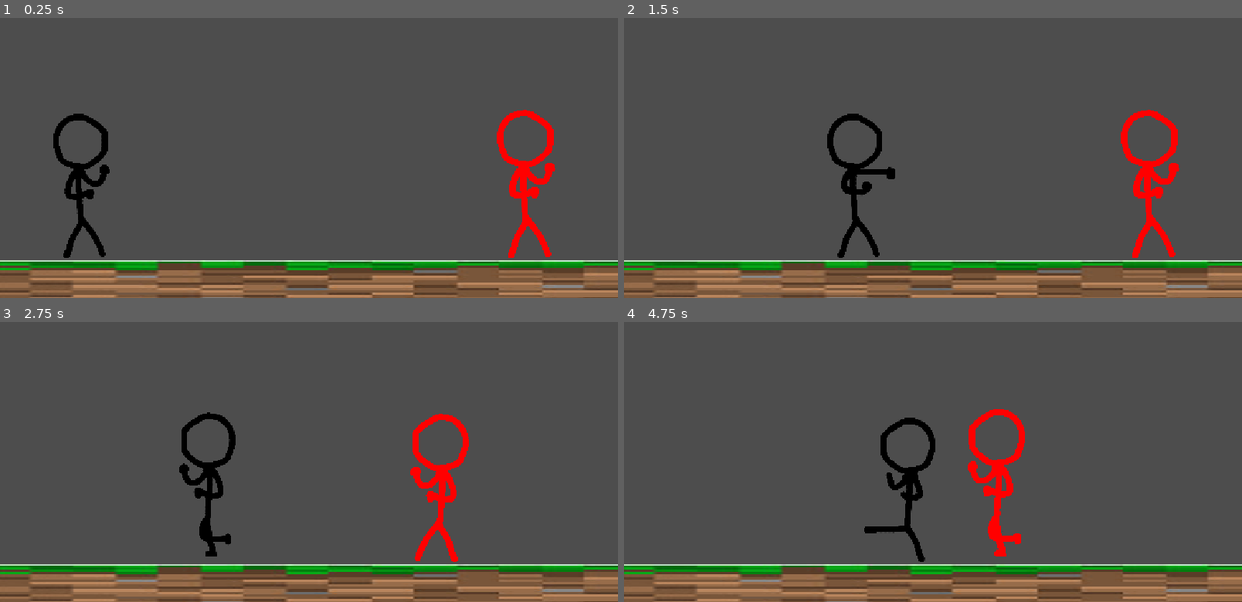
Above: before the commit, frames 1-4 (two rows, left to right).
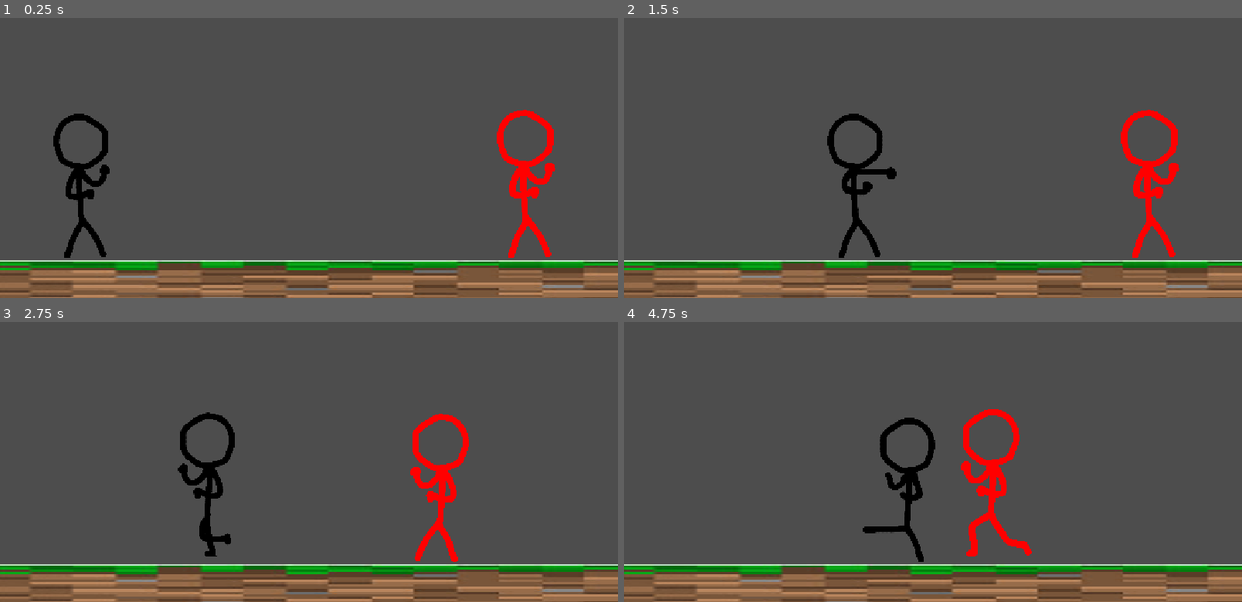
Above: after the commit, the same moments.

Repository: ian-rivera-velez/fight-game
Game: Godot game, scene res://stage.tscn
Two runs of this game, one before a commit and one after it. Both use one fixed random seed, a clock stepped at 60 frames per second and the inputs below.
Inputs:
- Up to frame 1 (0.25 s): no input
- Up to frame 2 (1.5 s): tap Enter at 0.5 s; hold K (Kick) 0.53-1.28 s; hold D (Right) from 0.53 s (still down); tap O (Punch Up) at 0.77 s; tap P (Punch) at 0.8, 1.35 s
- Up to frame 3 (2.75 s): tap O (Punch Up) at 1.52 s; tap K (Kick) at 1.55 s; release D (Right) at 2.03 s; hold A (Left) from 2.03 s (still down); hold K (Kick) from 2.03 s (still down); tap P (Punch) at 2.3 s
- Up to frame 4 (4.75 s): release A (Left) at 2.78 s; release K (Kick) at 2.78 s; hold D (Right) 2.78-4.28 s; tap P (Punch) at 2.85, 3.8, 4.35 s; tap O (Punch Up) at 3.02, 3.77, 4.52 s; tap K (Kick) at 3.05, 4.55 s; hold K (Kick) 3.53-4.28 s; hold A (Left) from 4.28 s (still down)

The runs differ from the first frame. In frame 1, 0.2% of the frame differs, in the area x 8-18%, y 34-86%; in frame 2, 0.2%; in frame 3, 0.2%; in frame 4, 2.0%, in the area x 38-66%, y 31-86%.

Commit message:
added full crouching animations, controls, and collisions (including attacks)

Diff:
--- a/AttackingCharacterBody2D.gd
+++ b/AttackingCharacterBody2D.gd
@@ -12,6 +12,19 @@
 	"punch": punchCollision,
 	"kick": kickCollision,
 	"punch_up": punchUpCollision
+}
+
+@onready var hitbox_markers := {
+	"standing": {
+		"punch": $PivotPoint/PunchHitBox/PunchStandingMarker,
+		"punch_up": $PivotPoint/PunchUpHitBox/PunchUpStandingMarker,
+		"kick": $PivotPoint/KickHitBox/KickStandingMarker
+	},
+	"crouching": {
+		"punch": $PivotPoint/PunchHitBox/PunchCrouchingMarker,
+		"punch_up": $PivotPoint/PunchUpHitBox/PunchUpCrouchingMarker,
+		"kick": $PivotPoint/KickHitBox/KickCrouchingMarker
+	}
 }
 
 #physics stuff
@@ -40,9 +53,14 @@
 
 #movement states
 func idle_state():
-	velocity.x = move_toward(velocity.x, 0, SPEED)
+	#set collisions to standing
 	selfCollision.set_deferred("disabled", false)
 	crouchCollision.set_deferred("disabled", true)
+	set_hitbox_positions("standing")
+
+
+	velocity.x = move_toward(velocity.x, 0, SPEED)
+
 	if not is_on_floor():
 		moveState = MoveState.FALLING
 	if get_move_input():
@@ -71,6 +89,8 @@
 	if not is_on_floor():
 		selfCollision.set_deferred("disabled", true)
 		crouchCollision.set_deferred("disabled", false)
+		set_hitbox_positions("crouching")
+
 		velocity += get_gravity() * delta
 		if direction: #can move side to side
 			velocity.x = direction.x * SPEED
@@ -80,6 +100,8 @@
 func crouch_state():
 	selfCollision.set_deferred("disabled", true)
 	crouchCollision.set_deferred("disabled", false)
+	set_hitbox_positions("crouching")
+
 	if not is_on_floor():
 		selfCollision.set_deferred("disabled", false)
 		crouchCollision.set_deferred("disabled", true)
@@ -186,17 +208,32 @@
 			changeAnimation("hurt")
 
 func updateActionAnimation(): #handle action animations
-	match actionState:
-		ActionState.NONE:
-			changeAnimation("idle")
-		ActionState.PUNCHING:
-			changeAnimation("punch")
-		ActionState.PUNCH_UP:
-			changeAnimation("punch_up")
-		ActionState.KICKING:
-			changeAnimation("kick")
+	if actionState == ActionState.NONE:
+		changeAnimation("idle")
+	elif moveState == MoveState.CROUCH or moveState == MoveState.FALLING:
+		match actionState:
+			ActionState.PUNCHING:
+				changeAnimation("crouch_punch")
+			ActionState.PUNCH_UP:
+				changeAnimation("crouch_punch_up")
+			ActionState.KICKING:
+				changeAnimation("crouch_kick")
+	else:
+		match actionState:
+			ActionState.PUNCHING:
+				changeAnimation("punch")
+			ActionState.PUNCH_UP:
+				changeAnimation("punch_up")
+			ActionState.KICKING:
+				changeAnimation("kick")
 
 func changeAnimation(animation): #helper function, dont touch
 	if Sprite.animation != animation:
 		Sprite.stop()
 		Sprite.play(animation)
+
+func set_hitbox_positions(state: String):
+	for attack in hitbox_markers[state]:
+		var marker = hitbox_markers[state][attack]
+		hitbox_collisions[attack].position = marker.position
+		hitbox_collisions[attack].rotation = marker.rotation
--- a/block.tscn
+++ b/block.tscn
@@ -8,6 +8,7 @@
 [node name="StaticBody2D" type="StaticBody2D" unique_id=2144284293]
 
 [node name="Sprite2D" type="Sprite2D" parent="." unique_id=1636983895]
+texture_repeat = 2
 position = Vector2(1.5, -1.9073486e-06)
 scale = Vector2(5.116, 0.29200003)
 texture = ExtResource("1_im0tn")
--- a/enemy.tscn
+++ b/enemy.tscn
@@ -2,9 +2,12 @@
 
 [ext_resource type="Script" uid="uid://c54i807jqfutt" path="res://enemy.gd" id="1_epg4t"]
 [ext_resource type="Texture2D" uid="uid://c7ggx7g01o0l1" path="res://enemyAnimations/crouch.png" id="2_doop2"]
+[ext_resource type="Texture2D" uid="uid://ebgk7251dbn" path="res://enemyAnimations/crouch kick.png" id="3_g2u8i"]
 [ext_resource type="Script" uid="uid://myget2g0s14g" path="res://HurtBox.gd" id="3_qi2p4"]
 [ext_resource type="Texture2D" uid="uid://ojyw6helclql" path="res://playerAnimations/idle.png" id="4_ar8e5"]
+[ext_resource type="Texture2D" uid="uid://ckn2c601ntic1" path="res://enemyAnimations/crouch punch.png" id="4_otto8"]
 [ext_resource type="Texture2D" uid="uid://ct0iyur014rdh" path="res://enemyAnimations/jump.png" id="5_5hcft"]
+[ext_resource type="Texture2D" uid="uid://cjthiswwxd8wv" path="res://enemyAnimations/crouch punch up.png" id="5_8q82m"]
 [ext_resource type="Texture2D" uid="uid://crxp18ogc4hyk" path="res://enemyAnimations/idle.png" id="5_doop2"]
 [ext_resource type="Texture2D" uid="uid://btbixewtssli8" path="res://enemyAnimations/kick.png" id="6_5hcft"]
 [ext_resource type="Texture2D" uid="uid://dxa8ovyxujb5b" path="res://enemyAnimations/punch.png" id="7_nnovl"]
@@ -32,6 +35,30 @@
 }],
 "loop": 1,
 "name": &"crouch",
+"speed": 5.0
+}, {
+"frames": [{
+"duration": 1.0,
+"texture": ExtResource("3_g2u8i")
+}],
+"loop": 1,
+"name": &"crouch_kick",
+"speed": 5.0
+}, {
+"frames": [{
+"duration": 1.0,
+"texture": ExtResource("4_otto8")
+}],
+"loop": 1,
+"name": &"crouch_punch",
+"speed": 5.0
+}, {
+"frames": [{
+"duration": 1.0,
+"texture": ExtResource("5_8q82m")
+}],
+"loop": 1,
+"name": &"crouch_punch_up",
 "speed": 5.0
 }, {
 "frames": [{
@@ -147,6 +174,7 @@
 position = Vector2(1.4285717, 51.428574)
 scale = Vector2(0.99999994, 0.99999994)
 shape = SubResource("CapsuleShape2D_cts1f")
+disabled = true
 
 [node name="PivotPoint" type="Node2D" parent="." unique_id=534627137]
 
@@ -154,7 +182,7 @@
 position = Vector2(-9.8846165e-08, 0)
 scale = Vector2(0.21975805, 0.21975805)
 sprite_frames = SubResource("SpriteFrames_0minb")
-animation = &"jump"
+animation = &"crouch_punch_up"
 
 [node name="HurtBox" type="Area2D" parent="PivotPoint" unique_id=807705335 node_paths=PackedStringArray("own_hitboxes")]
 visible = false
@@ -190,10 +218,18 @@
 metadata/_custom_type_script = "uid://cd67hlkt32tpg"
 
 [node name="PunchCollision" type="CollisionShape2D" parent="PivotPoint/PunchHitBox" unique_id=1734430290]
-position = Vector2(67.51241, -16.46644)
-rotation = -1.5576062
+position = Vector2(67.14285, 25.714283)
+rotation = -1.8324661
 shape = SubResource("CapsuleShape2D_0minb")
 disabled = true
+
+[node name="PunchStandingMarker" type="Marker2D" parent="PivotPoint/PunchHitBox" unique_id=644781701]
+position = Vector2(67.14286, -15.714286)
+rotation = -1.5707964
+
+[node name="PunchCrouchingMarker" type="Marker2D" parent="PivotPoint/PunchHitBox" unique_id=667721415]
+position = Vector2(67.14287, 25.714285)
+rotation = -1.8325957
 
 [node name="KickHitBox" type="Area2D" parent="PivotPoint" unique_id=753886810]
 script = ExtResource("8_hb8ge")
@@ -201,10 +237,18 @@
 metadata/_custom_type_script = "uid://cd67hlkt32tpg"
 
 [node name="KickCollision" type="CollisionShape2D" parent="PivotPoint/KickHitBox" unique_id=751174585]
-position = Vector2(65.86577, 123.49831)
-rotation = 4.7463036
+position = Vector2(71.428566, 120)
+rotation = 7.573721
 shape = SubResource("CapsuleShape2D_eomd5")
 disabled = true
+
+[node name="KickStandingMarker" type="Marker2D" parent="PivotPoint/KickHitBox" unique_id=1165859890]
+position = Vector2(65.714294, 124.28571)
+rotation = 4.74555
+
+[node name="KickCrouchingMarker" type="Marker2D" parent="PivotPoint/KickHitBox" unique_id=617571402]
+position = Vector2(71.42857, 120)
+rotation = 7.5729837
 
 [node name="PunchUpHitBox" type="Area2D" parent="PivotPoint" unique_id=2727659]
 script = ExtResource("8_hb8ge")
@@ -212,10 +256,18 @@
 metadata/_custom_type_script = "uid://cd67hlkt32tpg"
 
 [node name="PunchUpCollision" type="CollisionShape2D" parent="PivotPoint/PunchUpHitBox" unique_id=680360307]
-position = Vector2(75.74562, -91.38875)
-rotation = -2.5006711
+position = Vector2(47.142864, -95.71429)
+rotation = -2.7824624
 shape = SubResource("CapsuleShape2D_58arp")
 disabled = true
+
+[node name="PunchUpStandingMarker" type="Marker2D" parent="PivotPoint/PunchUpHitBox" unique_id=337318841]
+position = Vector2(75.71429, -91.42857)
+rotation = -2.501057
+
+[node name="PunchUpCrouchingMarker" type="Marker2D" parent="PivotPoint/PunchUpHitBox" unique_id=1600480499]
+position = Vector2(47.14286, -95.71429)
+rotation = -2.782055
 
 [connection signal="animation_finished" from="PivotPoint/EnemyAnimation" to="." method="_on_enemy_animation_finished"]
 [connection signal="body_entered" from="PivotPoint/DetectionArea" to="." method="_on_detection_area_body_entered"]
--- a/player.tscn
+++ b/player.tscn
@@ -4,8 +4,11 @@
 [ext_resource type="Texture2D" uid="uid://cbmgv60gvwfi8" path="res://playerAnimations/crouch.png" id="2_bwjto"]
 [ext_resource type="Texture2D" uid="uid://crxp18ogc4hyk" path="res://enemyAnimations/idle.png" id="2_n7ghd"]
 [ext_resource type="Texture2D" uid="uid://ojyw6helclql" path="res://playerAnimations/idle.png" id="3_nvl01"]
+[ext_resource type="Texture2D" uid="uid://cv0cqqswll153" path="res://playerAnimations/crouch kick.png" id="3_q13i1"]
 [ext_resource type="Texture2D" uid="uid://bqj1brmw3quwq" path="res://playerAnimations/kick.png" id="4_ivps1"]
+[ext_resource type="Texture2D" uid="uid://80k08vaay54" path="res://playerAnimations/crouch punch.png" id="4_pylmc"]
 [ext_resource type="Texture2D" uid="uid://bqy4iq1r8ef88" path="res://playerAnimations/jump.png" id="5_606se"]
+[ext_resource type="Texture2D" uid="uid://dm8o75as640u" path="res://playerAnimations/crouch punch up.png" id="5_pbfsw"]
 [ext_resource type="Texture2D" uid="uid://en0t8uxmpfb7" path="res://playerAnimations/punch.png" id="5_urp6f"]
 [ext_resource type="Script" uid="uid://myget2g0s14g" path="res://HurtBox.gd" id="6_1jxqw"]
 [ext_resource type="Texture2D" uid="uid://dl2g3gsqd6dln" path="res://playerAnimations/punch up.png" id="6_bwjto"]
@@ -40,6 +43,30 @@
 }, {
 "frames": [{
 "duration": 1.0,
+"texture": ExtResource("3_q13i1")
+}],
+"loop": 0,
+"name": &"crouch_kick",
+"speed": 5.0
+}, {
+"frames": [{
+"duration": 1.0,
+"texture": ExtResource("4_pylmc")
+}],
+"loop": 0,
+"name": &"crouch_punch",
+"speed": 5.0
+}, {
+"frames": [{
+"duration": 1.0,
+"texture": ExtResource("5_pbfsw")
+}],
+"loop": 0,
+"name": &"crouch_punch_up",
+"speed": 5.0
+}, {
+"frames": [{
+"duration": 1.0,
 "texture": ExtResource("2_n7ghd")
 }],
 "loop": 0,
@@ -152,9 +179,9 @@
 [node name="PivotPoint" type="Node2D" parent="." unique_id=882065531]
 
 [node name="PlayerAnimation" type="AnimatedSprite2D" parent="PivotPoint" unique_id=788922213]
-position = Vector2(-3.8146973e-06, -3.8146973e-06)
+position = Vector2(6.6666627, -3.8146973e-06)
 sprite_frames = SubResource("SpriteFrames_0minb")
-animation = &"jump"
+animation = &"crouch_punch_up"
 
 [node name="HurtBox" type="Area2D" parent="PivotPoint" unique_id=304461290 node_paths=PackedStringArray("own_hitboxes")]
 visible = false
@@ -176,11 +203,19 @@
 metadata/_custom_type_script = "uid://cd67hlkt32tpg"
 
 [node name="PunchCollision" type="CollisionShape2D" parent="PivotPoint/PunchHitBox" unique_id=1035533770]
-position = Vector2(5939.081, -1824.2915)
-rotation = -1.5710481
+position = Vector2(7972.8286, 1756.7251)
+rotation = -1.7567776
 scale = Vector2(1.3060523, 1.675676)
 shape = SubResource("CapsuleShape2D_eomd5")
 disabled = true
+
+[node name="PunchStandingMarker" type="Marker2D" parent="PivotPoint/PunchHitBox" unique_id=892557028]
+position = Vector2(5945.838, -1756.725)
+rotation = -1.5707964
+
+[node name="PunchCrouchingMarker" type="Marker2D" parent="PivotPoint/PunchHitBox" unique_id=195771497]
+position = Vector2(7972.828, 1756.7253)
+rotation = -1.7575465
 
 [node name="KickHitBox" type="Area2D" parent="PivotPoint" unique_id=247361312]
 position = Vector2(-3.9999998, -2.2737368e-13)
@@ -190,11 +225,20 @@
 metadata/_custom_type_script = "uid://cd67hlkt32tpg"
 
 [node name="KickCollision" type="CollisionShape2D" parent="PivotPoint/KickHitBox" unique_id=469461133]
-position = Vector2(5776.9224, 11411.957)
-rotation = -1.5311718
+position = Vector2(7107.978, 10945.749)
+rotation = -1.8198341
 scale = Vector2(1.1381488, 1.6087953)
 shape = SubResource("CapsuleShape2D_0minb")
 disabled = true
+
+[node name="KickStandingMarker" type="Marker2D" parent="PivotPoint/KickHitBox" unique_id=80957762]
+position = Vector2(5756.652, 11351.147)
+rotation = -1.5306537
+scale = Vector2(20.269901, 20.269907)
+
+[node name="KickCrouchingMarker" type="Marker2D" parent="PivotPoint/KickHitBox" unique_id=1824853919]
+position = Vector2(7107.979, 10945.749)
+rotation = -1.8203784
 
 [node name="PunchUpHitBox" type="Area2D" parent="PivotPoint" unique_id=392407598]
 script = ExtResource("7_dw050")
@@ -202,9 +246,17 @@
 metadata/_custom_type_script = "uid://cd67hlkt32tpg"
 
 [node name="PunchUpCollision" type="CollisionShape2D" parent="PivotPoint/PunchUpHitBox" unique_id=286498880]
-position = Vector2(285, -352)
-rotation = -2.4619133
+position = Vector2(206.66666, -366.66666)
+rotation = -2.892931
 shape = SubResource("CapsuleShape2D_58arp")
 disabled = true
 
+[node name="PunchUpStandingMarker" type="Marker2D" parent="PivotPoint/PunchUpHitBox" unique_id=1192914486]
+position = Vector2(286.66666, -353.3333)
+rotation = -2.4626596
+
+[node name="PunchUpCrouchingMarker" type="Marker2D" parent="PivotPoint/PunchUpHitBox" unique_id=719310474]
+position = Vector2(206.66666, -366.66666)
+rotation = -2.893756
+
 [connection signal="animation_finished" from="PivotPoint/PlayerAnimation" to="." method="_on_player_animation_finished"]
Binary file added: enemyAnimations/crouch kick.png
Not shown, added: enemyAnimations/crouch kick.png.import
Binary file added: enemyAnimations/crouch punch up.png
Not shown, added: enemyAnimations/crouch punch up.png.import
Binary file added: enemyAnimations/crouch punch.png
Not shown, added: enemyAnimations/crouch punch.png.import
Binary file changed: enemyAnimations/jump.png
Binary file added: playerAnimations/crouch kick.png
Not shown, added: playerAnimations/crouch kick.png.import
Binary file added: playerAnimations/crouch punch up.png
Not shown, added: playerAnimations/crouch punch up.png.import
Binary file added: playerAnimations/crouch punch.png
(and 2 more such lines)
